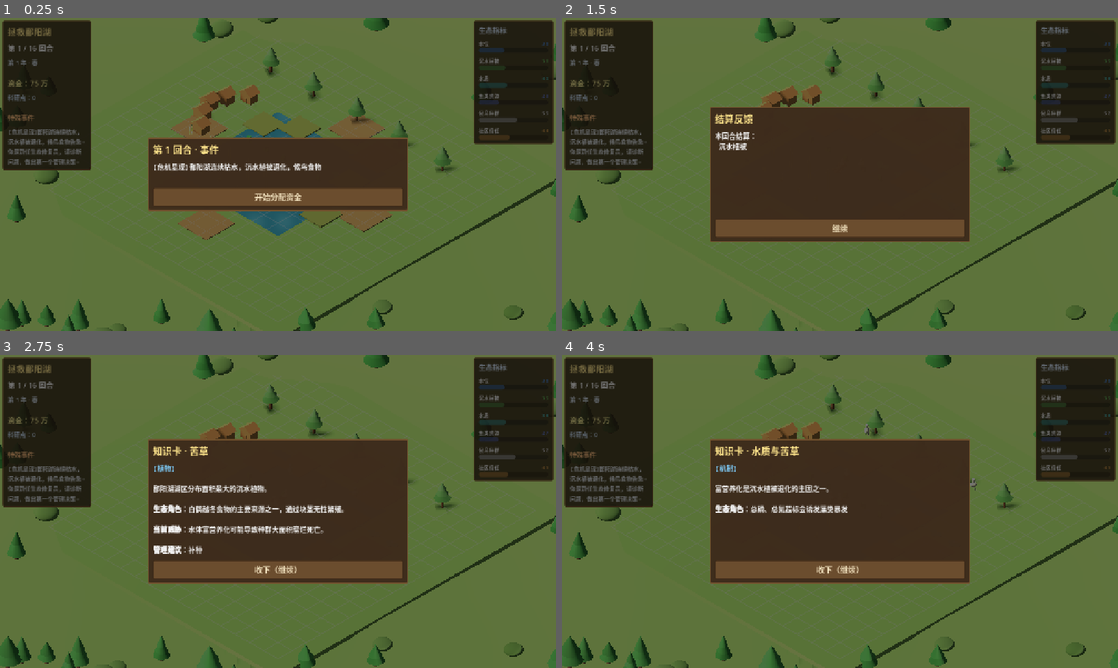
Above: before the commit, frames 1-4 (two rows, left to right).
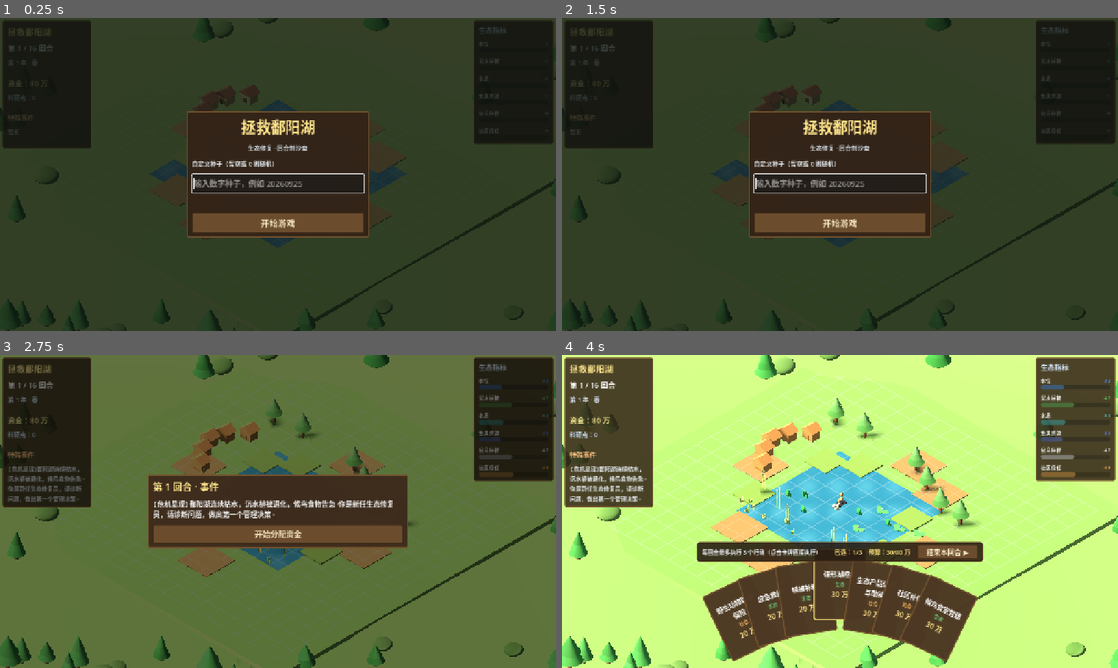
Above: after the commit, the same moments.

Repository: JoKanshin/poyanghu
Game: Godot game, scene res://scenes/main.tscn
The game is run twice, just before and just after one commit, with the same random seed, the same clock (stepped at 60 frames per second) and the same inputs.
Inputs (mouse positions are in pixels of both pictures, inside the frame that each line leads up to):
- Up to frame 1 (0.25 s): no input
- Up to frame 2 (1.5 s): click (840, 196) at 0.5 s, where only the run before the commit has a clickable "开始分配资金"; click (945, 215) at 1.25 s, where only the run before the commit has a clickable "结束本回合 ▶"
- Up to frame 3 (2.75 s): click (278, 558) at 2 s, where only the run after the commit has a clickable "开始游戏"
- Up to frame 4 (4 s): click "收下（继续）" (after the commit: "开始分配资金") at 2.75 s; click (840, 570) at 3.5 s, where only the run before the commit has a clickable "收下（继续）"

The runs differ from the first frame. In frame 1, 82% of the frame differs, in the area x 0-100%, y 0-100%; in frame 2, 74%; in frame 3, 16%; in frame 4, 97%.

Commit message:
feat: 扩充行动卡与协同,新增主菜单/种子随机/利息结转

Diff:
--- a/project.godot
+++ b/project.godot
@@ -28,7 +28,6 @@
 window/size/window_height_override=720
 window/stretch/mode="canvas_items"
 window/stretch/aspect="expand"
-window/size/resizable=true
 
 [dotnet]
 
--- a/scripts/game_state.gd
+++ b/scripts/game_state.gd
@@ -5,8 +5,9 @@
 # ==================== 常量 ====================
 const TOTAL_TURNS := 16          # 一局 16 回合 = 4 年 × 4 季
 const BASE_FUNDING := 100        # 每回合基础拨款（万）
-const OPERATION_COST := 25       # 固定运营支出（万）
+const OPERATION_COST := 20       # 固定运营支出（万）
 const MAX_CARRY := 60            # 结转上限（万）
+const INTEREST_RATE := 0.05      # 结转利息（每回合，利滚利，利率从低）
 const MAX_ACTIONS := 3           # 每回合最多执行行动数（行动位）
 
 # 六项指标的中文名与量纲说明
@@ -59,6 +60,8 @@
 	"water_control": {"xiaotiane": 8},
 	"bird_canteen": {"baihe": 6, "baizhenhe": 6},
 	"patrol": {"dongfangbaihuan": 6},
+	"water_replenish": {"xiaotiane": 8},
+	"habitat_protect": {"baihe": 8, "xiaotiane": 6},
 }
 
 # ==================== 植物数据 ====================
@@ -102,6 +105,10 @@
 	"veg_restore": {"kucao": 18, "taicao": 14},
 	"water_control": {"luwei": 10, "lian": 10},
 	"water_monitor": {"kucao": 8},
+	"water_replenish": {"luwei": 8, "lian": 8},
+	"wetland_restore": {"kucao": 12, "taicao": 12, "lihao": 10},
+	"floating_island": {"lian": 6},
+	"grazing_ban": {"taicao": 10},
 }
 
 # ==================== 行动卡数据 ====================
@@ -238,6 +245,138 @@
 			"deep":     {"effects": [{"metric": "water_quality", "delta": 5, "delay": 0}]},
 		},
 		"side_note": {"deep": "科研点数 +3，预报更准"},
+	},
+	{
+		"id": "water_replenish", "name": "生态补水（引江济湖）", "category": "ecology",
+		"desc": "跨流域引水补充湖区水量，缓解枯水、恢复浅滩生境。",
+		"cost": 40,
+		"tiers": {
+			"basic":    {"effects": [{"metric": "water_level", "delta": 5, "delay": 0}]},
+			"effective": {"effects": [{"metric": "water_level", "delta": 11, "delay": 0}, {"metric": "vegetation", "delta": 3, "delay": 1}]},
+			"deep":     {"effects": [{"metric": "water_level", "delta": 19, "delay": 0}, {"metric": "vegetation", "delta": 6, "delay": 1}, {"metric": "community", "delta": -3, "delay": 0}]},
+		},
+		"side_note": {"deep": "引水挤占下游农业用水，社区信任 -3"},
+	},
+	{
+		"id": "wetland_restore", "name": "退田还湿（湿地生态修复）", "category": "ecology",
+		"desc": "将环湖低产农田退还为湿地，重建自然水文节律。",
+		"cost": 50,
+		"tiers": {
+			"basic":    {"effects": [{"metric": "vegetation", "delta": 4, "delay": 1}]},
+			"effective": {"effects": [{"metric": "vegetation", "delta": 10, "delay": 2}, {"metric": "water_quality", "delta": 5, "delay": 2}, {"metric": "community", "delta": -2, "delay": 0}]},
+			"deep":     {"effects": [{"metric": "vegetation", "delta": 18, "delay": 2}, {"metric": "water_quality", "delta": 9, "delay": 2}, {"metric": "birds", "delta": 6, "delay": 3}, {"metric": "community", "delta": -4, "delay": 0}]},
+		},
+		"side_note": {"effective": "退田农户短期受损，社区信任 -2"},
+	},
+	{
+		"id": "floating_island", "name": "人工浮岛（生态浮床）", "category": "ecology",
+		"desc": "布置人工浮岛与生态浮床，吸附氮磷、净化水体。",
+		"cost": 30,
+		"tiers": {
+			"basic":    {"effects": [{"metric": "water_quality", "delta": 3, "delay": 0}]},
+			"effective": {"effects": [{"metric": "water_quality", "delta": 7, "delay": 0}, {"metric": "vegetation", "delta": 3, "delay": 1}]},
+			"deep":     {"effects": [{"metric": "water_quality", "delta": 13, "delay": 0}, {"metric": "vegetation", "delta": 5, "delay": 1}]},
+		},
+		"side_note": {},
+	},
+	{
+		"id": "dredge", "name": "底泥清淤疏浚", "category": "ecology",
+		"desc": "疏浚淤积底泥，削减内源污染、恢复湖床通透性。",
+		"cost": 40,
+		"tiers": {
+			"basic":    {"effects": [{"metric": "water_quality", "delta": 3, "delay": 1}]},
+			"effective": {"effects": [{"metric": "water_quality", "delta": 7, "delay": 1}, {"metric": "fish", "delta": 2, "delay": 2}]},
+			"deep":     {"effects": [{"metric": "water_quality", "delta": 13, "delay": 1}, {"metric": "fish", "delta": 5, "delay": 2}, {"metric": "vegetation", "delta": -3, "delay": 0}]},
+		},
+		"side_note": {"deep": "机械清淤扰动湖床，短期植被 -3"},
+	},
+	{
+		"id": "habitat_protect", "name": "越冬栖息地保护", "category": "ecology",
+		"desc": "划定并管护候鸟越冬栖息地，控制人为干扰与栖息地破碎化。",
+		"cost": 30,
+		"tiers": {
+			"basic":    {"effects": [{"metric": "birds", "delta": 2, "delay": 0}]},
+			"effective": {"effects": [{"metric": "birds", "delta": 7, "delay": 1}, {"metric": "vegetation", "delta": 2, "delay": 2}]},
+			"deep":     {"effects": [{"metric": "birds", "delta": 13, "delay": 1}, {"metric": "vegetation", "delta": 4, "delay": 2}]},
+		},
+		"side_note": {},
+	},
+	{
+		"id": "ecotourism", "name": "生态旅游与观鸟经济", "category": "social",
+		"desc": "发展观鸟旅游与生态体验，让保护产生社区收益。",
+		"cost": 30,
+		"tiers": {
+			"basic":    {"effects": [{"metric": "community", "delta": 3, "delay": 0}]},
+			"effective": {"effects": [{"metric": "community", "delta": 6, "delay": 0}, {"metric": "birds", "delta": 3, "delay": 1}]},
+			"deep":     {"effects": [{"metric": "community", "delta": 11, "delay": 0}, {"metric": "birds", "delta": 6, "delay": 1}, {"metric": "water_quality", "delta": -2, "delay": 0}]},
+		},
+		"side_note": {"deep": "游客激增带来环境压力，水质 -2"},
+	},
+	{
+		"id": "damage_insurance", "name": "野生动物致害保险", "category": "social",
+		"desc": "建立候鸟致害补偿保险，农户损失及时赔付。",
+		"cost": 20,
+		"tiers": {
+			"basic":    {"effects": [{"metric": "community", "delta": 3, "delay": 0}]},
+			"effective": {"effects": [{"metric": "community", "delta": 7, "delay": 0}, {"metric": "birds", "delta": 2, "delay": 1}]},
+			"deep":     {"effects": [{"metric": "community", "delta": 12, "delay": 0}, {"metric": "birds", "delta": 4, "delay": 1}]},
+		},
+		"side_note": {"deep": "保险兜底后农户不再驱赶候鸟"},
+	},
+	{
+		"id": "eco_brand", "name": "生态产品认证与助销", "category": "social",
+		"desc": "认证湖区生态农产品并拓展销路，让绿色生产有利可图。",
+		"cost": 30,
+		"tiers": {
+			"basic":    {"effects": [{"metric": "community", "delta": 2, "delay": 1}]},
+			"effective": {"effects": [{"metric": "community", "delta": 6, "delay": 1}, {"metric": "water_quality", "delta": 3, "delay": 2}]},
+			"deep":     {"effects": [{"metric": "community", "delta": 11, "delay": 1}, {"metric": "water_quality", "delta": 6, "delay": 2}, {"metric": "vegetation", "delta": 3, "delay": 2}]},
+		},
+		"side_note": {"effective": "减少化肥农药投入，水质间接改善"},
+	},
+	{
+		"id": "fish_restock", "name": "增殖放流", "category": "manage",
+		"desc": "投放鱼苗，恢复鱼类资源量与江湖洄游通道。",
+		"cost": 30,
+		"tiers": {
+			"basic":    {"effects": [{"metric": "fish", "delta": 3, "delay": 1}]},
+			"effective": {"effects": [{"metric": "fish", "delta": 8, "delay": 2}, {"metric": "community", "delta": 2, "delay": 2}]},
+			"deep":     {"effects": [{"metric": "fish", "delta": 15, "delay": 2}, {"metric": "community", "delta": 4, "delay": 2}]},
+		},
+		"side_note": {"deep": "渔民共享放流收益，社区信任 +4"},
+	},
+	{
+		"id": "smart_patrol", "name": "智慧巡护（无人机遥感）", "category": "manage",
+		"desc": "无人机与遥感全天候巡护，监测非法捕捞、火情与水质。",
+		"cost": 40,
+		"tiers": {
+			"basic":    {"effects": [{"metric": "fish", "delta": 2, "delay": 0}]},
+			"effective": {"effects": [{"metric": "fish", "delta": 6, "delay": 1}, {"metric": "water_quality", "delta": 2, "delay": 1}]},
+			"deep":     {"effects": [{"metric": "fish", "delta": 12, "delay": 1}, {"metric": "water_quality", "delta": 4, "delay": 1}]},
+		},
+		"side_note": {},
+	},
+	{
+		"id": "wetland_law", "name": "湿地保护立法", "category": "manage",
+		"desc": "推动地方湿地保护条例，划定禁渔区与生态红线。",
+		"cost": 50,
+		"tiers": {
+			"basic":    {"effects": [{"metric": "fish", "delta": 2, "delay": 2}]},
+			"effective": {"effects": [{"metric": "fish", "delta": 6, "delay": 2}, {"metric": "birds", "delta": 4, "delay": 2}, {"metric": "community", "delta": 3, "delay": 2}]},
+			"deep":     {"effects": [{"metric": "fish", "delta": 11, "delay": 2}, {"metric": "birds", "delta": 7, "delay": 2}, {"metric": "community", "delta": 5, "delay": 2}]},
+		},
+		"side_note": {"effective": "立法见效慢，2 回合后逐步显现"},
+	},
+	{
+		"id": "grazing_ban", "name": "封洲禁牧", "category": "manage",
+		"desc": "禁止湖洲过度放牧，保护洲滩草甸植被。",
+		"cost": 20,
+		"tiers": {
+			"basic":    {"effects": [{"metric": "vegetation", "delta": 2, "delay": 0}]},
+			"effective": {"effects": [{"metric": "vegetation", "delta": 5, "delay": 0}, {"metric": "community", "delta": -2, "delay": 0}]},
+			"deep":     {"effects": [{"metric": "vegetation", "delta": 9, "delay": 0}, {"metric": "community", "delta": -4, "delay": 0}]},
+		},
+		"side_note": {"effective": "牧民失去放牧地，社区信任 -2"},
 	},
 ]
 
@@ -390,6 +529,31 @@
 		"id": "coexist", "name": "人鸟共处", "requires": ["bird_canteen", "community_comp"],
 		"desc": "候鸟食堂配合社区补偿，把冲突转化为共管",
 		"bonus": [{"metric": "birds", "delta": 6}, {"metric": "community", "delta": 5}],
+	},
+	{
+		"id": "clear_water", "name": "清源活水", "requires": ["dredge", "floating_island"],
+		"desc": "清淤与浮岛协同，内源外源污染一起削减",
+		"bonus": [{"metric": "water_quality", "delta": 8}, {"metric": "vegetation", "delta": 4}],
+	},
+	{
+		"id": "sky_net", "name": "天网巡护", "requires": ["smart_patrol", "patrol"],
+		"desc": "无人机侦察配合地面执法，非法捕捞无所遁形",
+		"bonus": [{"metric": "fish", "delta": 9}, {"metric": "water_quality", "delta": 3}],
+	},
+	{
+		"id": "river_link", "name": "江湖连通", "requires": ["fish_restock", "water_replenish"],
+		"desc": "引水恢复洄游通道，放流鱼苗直达新家园",
+		"bonus": [{"metric": "fish", "delta": 8}, {"metric": "water_level", "delta": 3}],
+	},
+	{
+		"id": "green_livelihood", "name": "绿色生计", "requires": ["eco_brand", "industry_switch"],
+		"desc": "认证品牌叠加转产投资，绿色产业形成闭环",
+		"bonus": [{"metric": "community", "delta": 7}, {"metric": "water_quality", "delta": 5}],
+	},
+	{
+		"id": "bird_tourism", "name": "观鸟经济", "requires": ["ecotourism", "habitat_protect"],
+		"desc": "栖息地保护好，观鸟旅游才有持续客流",
+		"bonus": [{"metric": "birds", "delta": 7}, {"metric": "community", "delta": 5}],
 	},
 ]
 
@@ -701,8 +865,8 @@
 	_apply_delta("water_level", _randi_range(-5, 3))
 
 	# 水质：无治理则缓慢恶化
-	if used_action_ids.has("water_monitor") or used_action_ids.has("research"):
-		pass  # 本回合有监测/科研投入 → 水质不恶化
+	if used_action_ids.has("water_monitor") or used_action_ids.has("research") or used_action_ids.has("smart_patrol"):
+		pass  # 本回合有监测/科研/智慧巡护投入 → 水质不恶化
 	else:
 		_apply_delta("water_quality", -2)
 
@@ -777,12 +941,12 @@
 	resolve_synergies()      # 卡牌协同（在自然演化前结算，让玩家看到组合收益）
 	natural_evolution()
 
-	# 结转规则：最多 MAX_CARRY 万，溢出转科研点
-	if funds > MAX_CARRY:
-		var overflow := funds - MAX_CARRY
+	# 结转规则：未用资金计息（利滚利），最多 MAX_CARRY 万，溢出转科研点
+	carry = int(round(funds * (1.0 + INTEREST_RATE)))
+	if carry > MAX_CARRY:
+		var overflow := carry - MAX_CARRY
 		research_points += overflow / 10
-		funds = MAX_CARRY
-	carry = funds
+		carry = MAX_CARRY
 	funds = 0
 
 	# 失败判定：任一指标归零 → 生态崩溃，提前结束
--- a/scripts/main.gd
+++ b/scripts/main.gd
@@ -43,6 +43,11 @@
 var _popup_continue: Callable = Callable()
 var _current_event: String = ""
 
+# 主菜单
+var menu_root: Control
+var seed_input: LineEdit
+var menu_hint: Label
+
 # 3D 表现节点
 var lake_mesh: MeshInstance3D
 var lake_mat: ShaderMaterial
@@ -55,6 +60,8 @@
 var village_mats: Array = []
 var species_views: Dictionary = {}  # sid -> {rigs[], bases[], states[], timers[], targets[]}
 var plant_views: Dictionary = {}    # pid -> {meshes[], kind}
+var plant_positions: Dictionary = {} # pid -> Array[Vector3]  每局随机散落的位置
+var _plant_pos_seed: int = -1        # 已生成位置对应的种子，换局时重新散落
 
 
 func _ready() -> void:
@@ -66,9 +73,8 @@
 	GameState.funds_changed.connect(_update_hud)
 	GameState.event_triggered.connect(_on_event)
 	GameState.game_ended.connect(_on_game_end)
-	GameState.reset_game()
-	_update_hud()
-	_update_3d()
+	# 先显示主菜单：玩家输入种子后点“开始游戏”才真正开局
+	_show_menu()
 	# 窗口尺寸/全屏变化时自适应相机，避免全屏后沙盘被裁或留黑边
 	get_viewport().size_changed.connect(_fit_camera_to_window)
 	_fit_camera_to_window()
@@ -874,6 +880,7 @@
 
 
 func _update_plant_views() -> void:
+	_ensure_plant_positions()
 	for pid in GameState.PLANTS:
 		var pop: int = GameState.plant_pop.get(pid, 0)
 		var count: int = int(pop / 7.0)  # 0-100 → 0-14
@@ -904,19 +911,55 @@
 				tw2.tween_callback(func() -> void: rig.visible = false)
 
 
-func _plant_position(pid: String, kind: String, i: int) -> Vector3:
+func _plant_position(pid: String, _kind: String, i: int) -> Vector3:
+	var pts: Array = plant_positions.get(pid, [])
+	if i < pts.size():
+		return pts[i]
+	return Vector3.ZERO
+
+
+## 每局按种子随机散落植物位置：打破原来的成排成条网格，改为自然散布
+func _ensure_plant_positions() -> void:
+	if _plant_pos_seed == GameState.run_seed:
+		return
+	_plant_pos_seed = GameState.run_seed
+	var rng := RandomNumberGenerator.new()
+	rng.seed = GameState.run_seed
+	for pid in GameState.PLANTS:
+		var kind: String = GameState.PLANTS[pid]["kind"]
+		var pts: Array = []
+		for i in 14:
+			pts.append(_scatter_plant(kind, pts, rng))
+		plant_positions[pid] = pts
+
+
+## 在各自生境区域内随机取点，同类之间保持最小间距，避免叠成一团
+func _scatter_plant(kind: String, placed: Array, rng: RandomNumberGenerator) -> Vector3:
+	for attempt in 40:
+		var p := _plant_zone_point(kind, rng)
+		var ok := true
+		for q in placed:
+			if p.distance_to(q) < 1.4:
+				ok = false
+				break
+		if ok:
+			return p
+	return _plant_zone_point(kind, rng)
+
+
+## 各植物的生境区域（沿用原分布范围，仅把固定网格改为随机取点）
+func _plant_zone_point(kind: String, rng: RandomNumberGenerator) -> Vector3:
 	match kind:
-		"submerged":
-			return Vector3(-6 + (i % 6) * 2.4, 0.0, -2 + int(i / 6) * 2.5)
-		"floating":
-			return Vector3(2 + (i % 5) * 2.5, 0.06, -4 + int(i / 5) * 2.5)
-		"emergent":
-			return Vector3(-9 + (i % 7) * 2.6, 0.5, 3 + int(i / 7) * 2.5)
-		"tree":
-			# 乔木在岸边 / 草洲外围
-			return Vector3(-13 + (i % 5) * 6.0, 0.0, -12 + int(i / 5) * 2.6)
-		_:
-			return Vector3(-8 + (i % 7) * 2.4, 0.05, 5 + int(i / 7) * 2.4)
+		"submerged":  # 苦草：水下浅水区
+			return Vector3(rng.randf_range(-6.0, 6.0), 0.0, rng.randf_range(-2.0, 3.0))
+		"floating":   # 莲/荷叶：开阔水面
+			return Vector3(rng.randf_range(2.0, 12.0), 0.06, rng.randf_range(-4.0, 1.0))
+		"emergent":   # 芦苇：岸边浅滩
+			return Vector3(rng.randf_range(-9.0, 6.6), 0.5, rng.randf_range(3.0, 5.5))
+		"tree":       # 乔木：岸线 / 草洲外围
+			return Vector3(rng.randf_range(-13.0, 11.0), 0.0, rng.randf_range(-12.0, -6.8))
+		_:            # 草洲
+			return Vector3(rng.randf_range(-8.0, 6.4), 0.05, rng.randf_range(5.0, 7.4))
 
 
 func _update_3d() -> void:
@@ -987,7 +1030,7 @@
 	var sep1 := HSeparator.new()
 	lv.add_child(sep1)
 
-	funds_label = _make_label("资金：75 万", 17, Color(1, 0.95, 0.6))
+	funds_label = _make_label("资金：80 万", 17, Color(1, 0.95, 0.6))
 	lv.add_child(funds_label)
 	research_label = _make_label("科研点：0", 14, Color(0.82, 0.9, 1))
 	lv.add_child(research_label)
@@ -1119,6 +1162,92 @@
 	popup_button.custom_minimum_size = Vector2(0, 44)
 	pv.add_child(popup_button)
 
+	# 主菜单（独立 CanvasLayer，盖在 HUD 与沙盘之上）
+	_build_menu()
+
+
+# ==================== 主菜单 ====================
+func _build_menu() -> void:
+	var layer := CanvasLayer.new()
+	layer.name = "MenuLayer"
+	layer.layer = 10  # 确保在 HUD 之上
+	add_child(layer)
+
+	menu_root = Control.new()
+	menu_root.set_anchors_preset(Control.PRESET_FULL_RECT)
+	menu_root.mouse_filter = Control.MOUSE_FILTER_STOP
+	layer.add_child(menu_root)
+
+	# 半透明暗色底：既挡住 HUD，又隐约露出背后的沙盘
+	var bg := ColorRect.new()
+	bg.color = Color(0.04, 0.06, 0.05, 0.80)
+	bg.set_anchors_preset(Control.PRESET_FULL_RECT)
+	menu_root.add_child(bg)
+
+	var center := CenterContainer.new()
+	center.set_anchors_preset(Control.PRESET_FULL_RECT)
+	menu_root.add_child(center)
+
+	var panel := PanelContainer.new()
+	panel.custom_minimum_size = Vector2(420, 0)
+	_panel_style(panel, Color(0.20, 0.14, 0.09, 0.97))
+	center.add_child(panel)
+
+	var vb := VBoxContainer.new()
+	vb.add_theme_constant_override("separation", 14)
+	panel.add_child(vb)
+
+	var title := _make_label("拯救鄱阳湖", 34, Color(1, 0.9, 0.55))
+	title.horizontal_alignment = HORIZONTAL_ALIGNMENT_CENTER
+	vb.add_child(title)
+
+	var sub := _make_label("生态修复 · 回合制沙盘", 14, Color(0.82, 0.86, 0.9))
+	sub.horizontal_alignment = HORIZONTAL_ALIGNMENT_CENTER
+	vb.add_child(sub)
+
+	var seed_l := _make_label("自定义种子（留空或 0 则随机）", 14, Color(0.9, 0.92, 0.94))
+	vb.add_child(seed_l)
+
+	seed_input = LineEdit.new()
+	seed_input.placeholder_text = "输入数字种子，例如 20260925"
+	seed_input.add_theme_font_size_override("font_size", 18)
+	seed_input.custom_minimum_size = Vector2(0, 42)
+	vb.add_child(seed_input)
+
+	menu_hint = _make_label("", 12, Color(1, 0.6, 0.5))
+	menu_hint.horizontal_alignment = HORIZONTAL_ALIGNMENT_CENTER
+	vb.add_child(menu_hint)
+
+	var start_btn := _make_button("开始游戏", _on_start_pressed, 20)
+	start_btn.custom_minimum_size = Vector2(0, 48)
+	vb.add_child(start_btn)
+
+
+func _show_menu() -> void:
+	menu_root.visible = true
+	menu_hint.text = ""
+	if seed_input != null:
+		seed_input.grab_focus()
+
+
+func _hide_menu() -> void:
+	menu_root.visible = false
+
+
+func _on_start_pressed() -> void:
+	var s := seed_input.text.strip_edges()
+	if s == "" or s == "0":
+		GameState.run_seed = 0
+	elif s.is_valid_int() and int(s) >= 0:
+		GameState.run_seed = int(s)
+	else:
+		menu_hint.text = "种子需为非负整数（留空则随机）"
+		return
+	_hide_menu()
+	GameState.reset_game()
+	_update_hud()
+	_update_3d()
+
 
 func _make_metric_row(metric: String) -> VBoxContainer:
 	var vb := VBoxContainer.new()
@@ -1176,7 +1305,7 @@
 
 
 func _enter_allocate() -> void:
-	current_hand = GameState.draw_cards(6)
+	current_hand = GameState.draw_cards(7)
 	play_deal_anim = true
 	_build_hand_panel()
 	hand_panel.visible = true
@@ -1518,7 +1647,7 @@
 			names.append(_card_name(cid))
 		lines.append("  ⚠ 以下行动因资金不足未能执行：%s" % "、".join(names))
 	lines.append("")
-	lines.append("结转资金：%d 万（上限 %d 万）" % [GameState.carry, GameState.MAX_CARRY])
+	lines.append("结转资金：%d 万（未用资金享 %d%% 利息，上限 %d 万）" % [GameState.carry, int(GameState.INTEREST_RATE * 100), GameState.MAX_CARRY])
 	# 下回合危机预警
 	if not GameState.pending_crisis.is_empty():
 		lines.append("")
@@ -1581,15 +1710,13 @@
 	body += "\n[b]知识卡收集[/b]：%d / %d　[b]科研点[/b]：%d\n" % [r["knowledge_count"], r["total_knowledge"], r["research_points"]]
 	body += "[color=#8a8a8a]本局种子：%d（同种子可复现，便于对照实验）[/color]\n" % r.get("seed", 0)
 	body += "\n[b]反思[/b]\n%s" % r["reflection"]
-	_show_popup(title, body, "重新开始（新种子）", _restart)
+	_show_popup(title, body, "返回主菜单", _restart)
 
 
 func _restart() -> void:
 	_current_event = ""
-	GameState.run_seed = 0  # 清零种子 → 下一局重新随机
-	GameState.reset_game()
-	_update_hud()
-	_update_3d()
+	# 回到主菜单，让玩家可重新输入种子（留空则随机）
+	_show_menu()
 
 
 # ==================== 通用弹窗 ====================
Not shown: 1 places in scenes/main.tscn that only renumber resources
